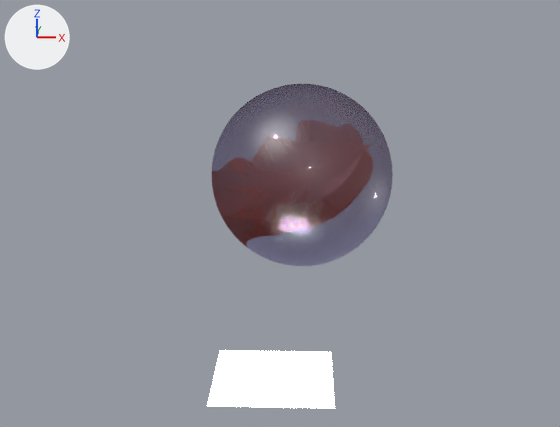
The Blender file apps/src/five-or-more.blend as it was, and as the next commit left it.
Rendered twice from a camera (50 mm lens) standing at (0.39, -13.59, 6.2) and looking at (-0.08, 0.69, 1.72). Every picture has the same lights, and +X, +Y and +Z are marked at upper left.
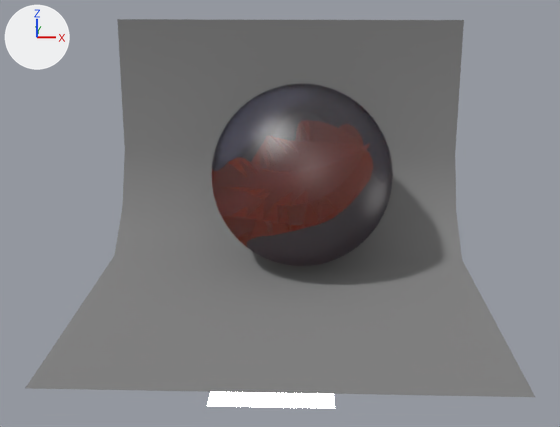
Commit message: / ‘apps/src/five-or-more.blend’

Pixel boxes [x1, y1, x2, y2] of what changed, in the pictures (560 x 427 px):
'Plane', shown: after [26, 19, 535, 397]
'Sphere', surface changed: [212, 84, 393, 266] in both
'Plane.004', unchanged, covered by the edit: before [207, 350, 335, 408]; after [207, 392, 335, 408]

The change, as a diff of the scene's bpy script:
```diff
--- a/apps/src/five-or-more.blend.py
+++ b/apps/src/five-or-more.blend.py
@@ mat_glass @@
 n6 = _N.new('ShaderNodeMixShader'); n6.name = 'Mix Shader.002'
-n6.inputs[0].default_value = 0.1  # 'Factor'
+n6.inputs[0].default_value = 0.01  # 'Factor'
 n7 = _N.new('ShaderNodeMixShader'); n7.name = 'Mix Shader'
@@ ob_plane @@
 ob_plane = bpy.data.objects.new('Plane', me_plane_001)
-ob_plane.location = (0.0, 0.0, 0.64)
+ob_plane.location = (0.0, 0.0, -0.04)
 ob_plane.scale = (3.95, 2.96, 2.96)
-ob_plane.hide_set(True)  # its collection is switched off
```
